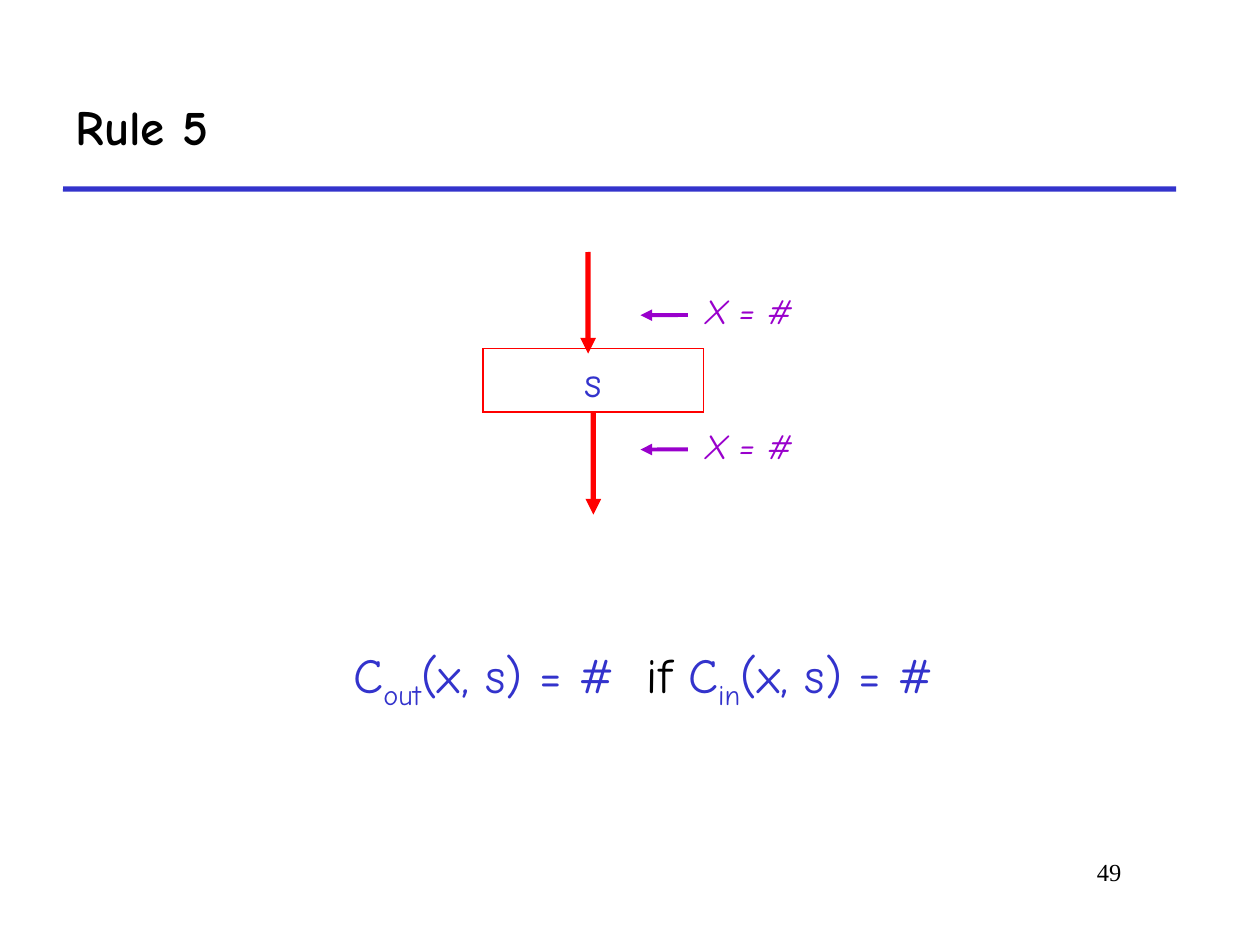
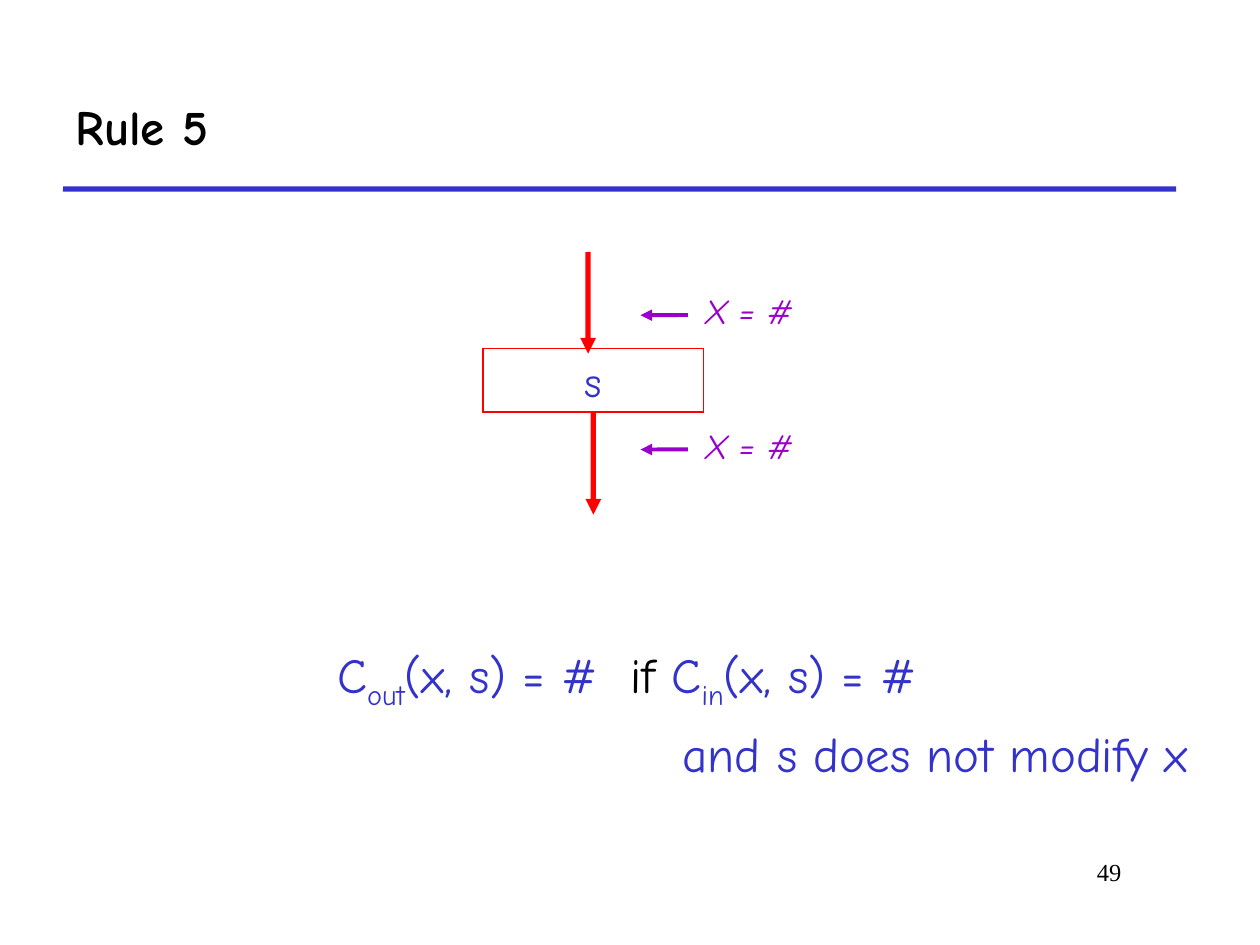
Before and after one commit to yepengpeng-1/2019-2020-autumn-semester, a slide deck: slide 49 of SE-302/slides/17.ppt. Drawn at 1260x945 pixels with LibreOffice and Linux fonts; fonts in the diff are those of the drawing. Boxes give left, top, right and bottom in pixels: in the first picture for what was removed or moved away, otherwise in the second. Text is boxed around its words. In the diff, an @@ line names an element or a change of style, - is before the commit and + after.

```diff
--- a/SE-302/slides/17.ppt
+++ b/SE-302/slides/17.ppt
@@ text at (683,738,1188,782): paragraph added @@
+and s does not modify x
```
Also in this commit, not shown: 2 other slides changed, 1 other file.
